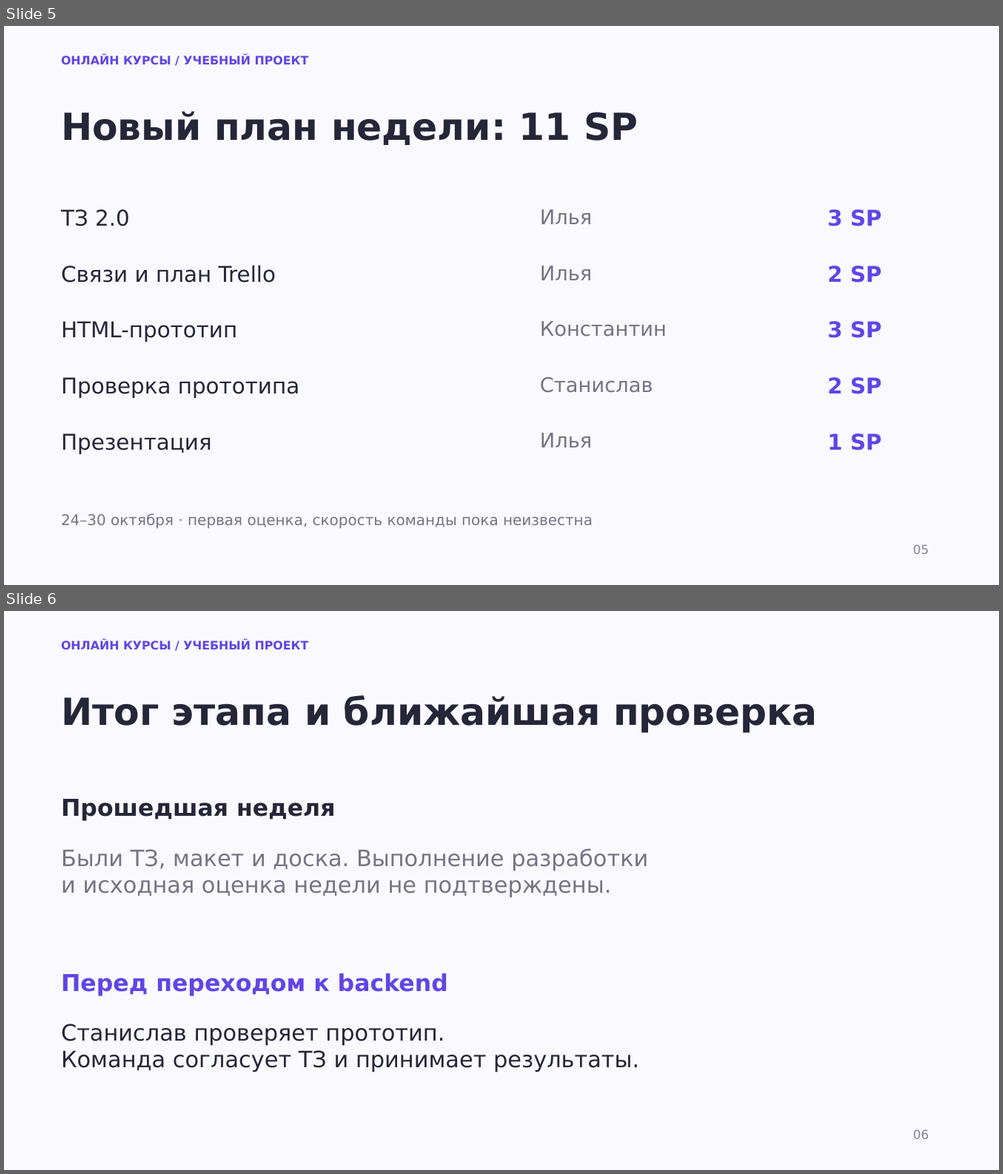
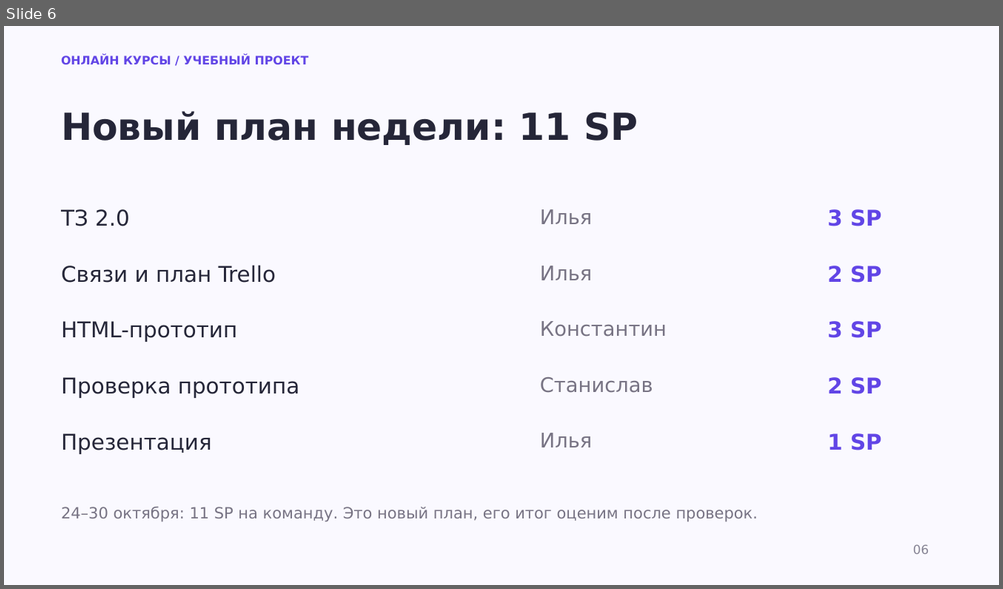
Before and after one commit to lool132k/Online-Courses, a slide deck: docs/presentation.pptx. Shown one above the other, each under a label of ours: slides 5 and 6 before the commit, slide 6 after it. The pictures are 1003x1174 and 1003x589 pixels, drawn with LibreOffice and Linux fonts; fonts in the diff are those of the drawing. Boxes give left, top, right and bottom in pixels: in the first picture for what was removed or moved away, otherwise in the second. Text is boxed around its words. In the diff, an @@ line names an element or a change of style, - is before the commit and + after.

```diff
--- a/docs/presentation.pptx
+++ b/docs/presentation.pptx
@@ slide 6 removed at [4, 611, 999, 1170], background #FAF9FF @@
@@ text removed at [61, 639, 309, 649] @@
-ОНЛАЙН КУРСЫ / УЧЕБНЫЙ ПРОЕКТ
@@ text removed at [61, 695, 817, 733] @@
-Итог этапа и ближайшая проверка
@@ text removed at [61, 799, 335, 821] @@
-Прошедшая неделя
@@ text removed at [61, 849, 648, 897] @@
-Были ТЗ, макет и доска. Выполнение разработки
-и исходная оценка недели не подтверждены.
@@ text removed at [61, 974, 448, 997] @@
-Перед переходом к backend
@@ text removed at [61, 1024, 639, 1073] @@
-Станислав проверяет прототип.
-Команда согласует ТЗ и принимает результаты.
@@ text removed at [913, 1130, 928, 1139] @@
-06
@@ what was slide 5 is now slide 6 @@
@@ slide 6 changed as well @@
@@ text at [61, 507, 758, 523]: text changed; size 14.2 to 15 pt @@
-24–30 октября · первая оценка, скорость команды пока неизвестна
+24–30 октября: 11 SP на команду. Это новый план, его итог оценим после проверок.
@@ text at [913, 545, 928, 554]: text changed @@
-05
+06
```
Also in this commit, not shown: 2 other slides changed, 5 slides added, 2 other slides removed, 1 other file.
